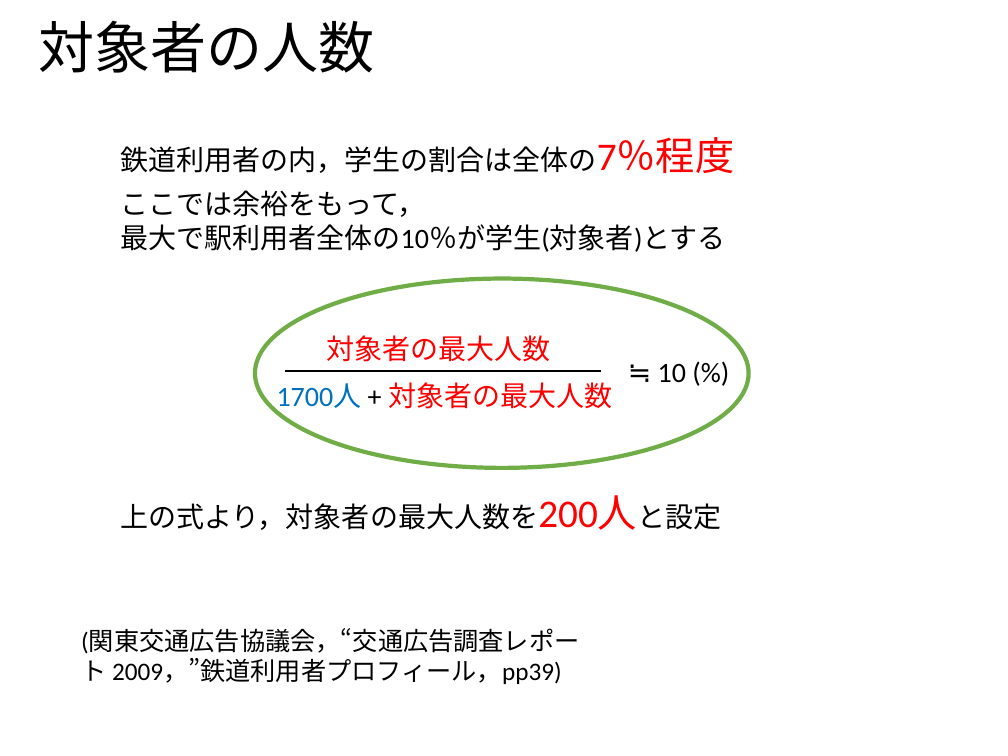
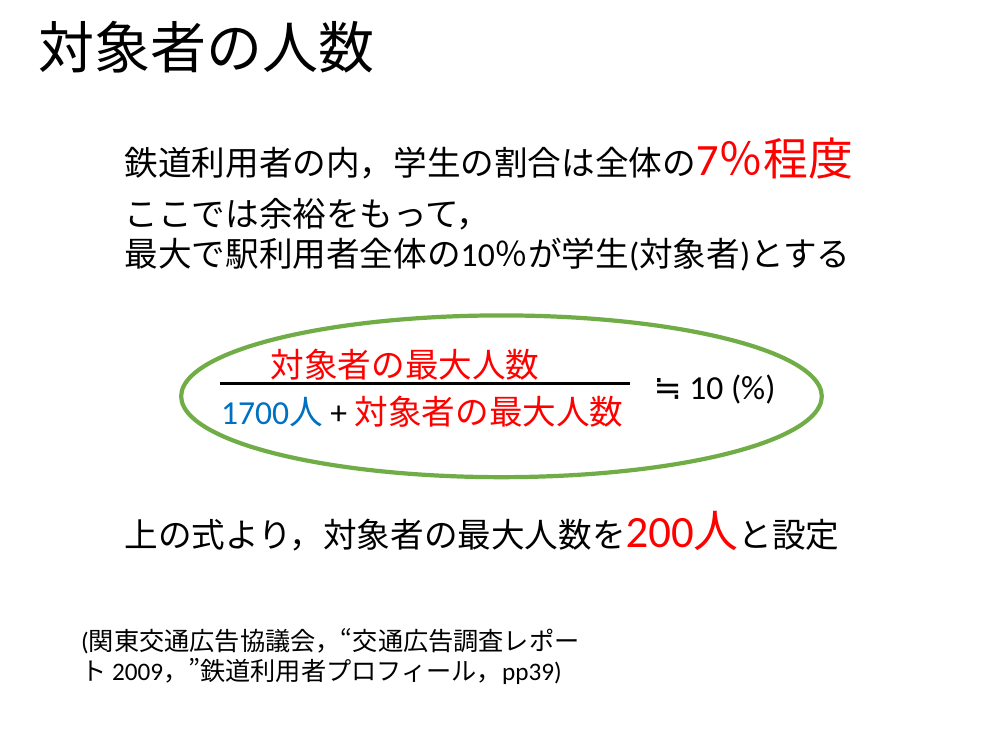
Before and after one commit to ao-megane/LplcOpenDataConverter, a slide deck: slide 17 of LplcOpenDataConverter/LplcOpenDataConverter/プレゼン/多地点カメラを用いた見守りサービスにおける第三者のプライバシデータ流出比の定量評価.pptx. Drawn at 1008x756 pixels with LibreOffice and Linux fonts; fonts in the diff are those of the drawing; background and template pictures are left out. Boxes give left, top, right and bottom in pixels: in the first picture for what was removed or moved away, otherwise in the second. Text is boxed around its words. In the diff, an @@ line names an element or a change of style, - is before the commit and + after.

```diff
--- a/LplcOpenDataConverter/LplcOpenDataConverter/プレゼン/多地点カメラを用いた見守りサービスにおける第三者のプライバシデータ流出比の定量評価.pptx
+++ b/LplcOpenDataConverter/LplcOpenDataConverter/プレゼン/多地点カメラを用いた見守りサービスにおける第三者のプライバシデータ流出比の定量評価.pptx
@@ text "鉄道利用者の内，学生の割合は全体の7％程度" at box(125, 138, 853, 179): size 20 to 24 pt, size 28 to 32 pt in "鉄道利用者の内，学生の割合は全体の7％程度" @@
@@ ellipse: place and size @@
-ellipse at box(255, 278, 749, 468)
+ellipse at box(181, 316, 823, 477)
@@ size 20 to 24 pt in 4 elements at box(125, 198, 850, 271), box(221, 395, 624, 427), box(689, 377, 723, 400), box(271, 348, 540, 385) @@
@@ text "対象者の最大人数": place and size @@
-text "対象者の最大人数" at box(326, 335, 550, 362)
+text "対象者の最大人数" at box(271, 348, 540, 385)
@@ text "1700人 + 対象者の最大人数": place and size @@
-text "1700人 + 対象者の最大人数" at box(277, 382, 612, 413)
+text "1700人 + 対象者の最大人数" at box(221, 395, 624, 427)
@@ line moved from (285, 371) - (601, 371) to (221, 383) - (630, 383) @@
@@ text "≒ 10 (%)": place and size @@
-text "≒ 10 (%)" at box(658, 364, 686, 382)
+text "≒ 10 (%)" at box(689, 377, 723, 400)
@@ text "上の式より，対象者の最大人数を200人と設定": place and size @@
-text "上の式より，対象者の最大人数を200人と設定" at box(120, 503, 538, 530)
+text "上の式より，対象者の最大人数を200人と設定" at box(125, 518, 626, 551)
@@ text "上の式より，対象者の最大人数を200人と設定" at box(125, 518, 626, 551): size 20 to 24 pt, size 28 to 32 pt in "上の式より，対象者の最大人数を200人と設定" @@
```
Also in this commit, not shown: 32 other slides changed, 1 slide added, 2 slides removed, 1 other file.
